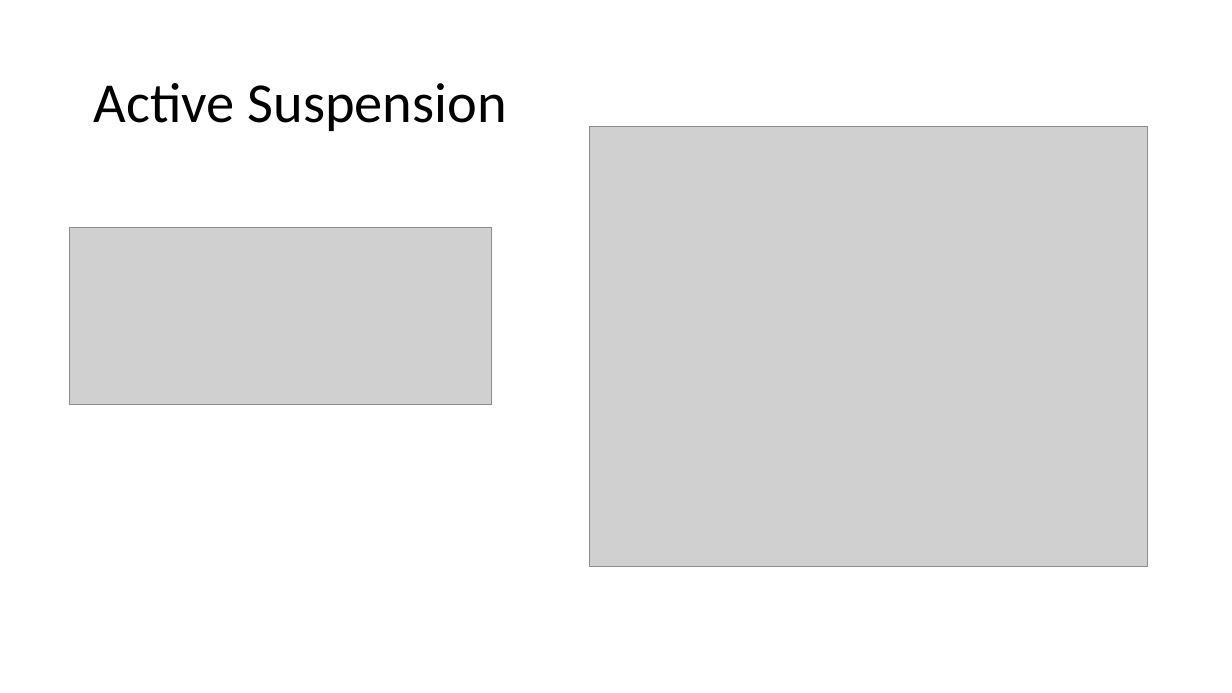
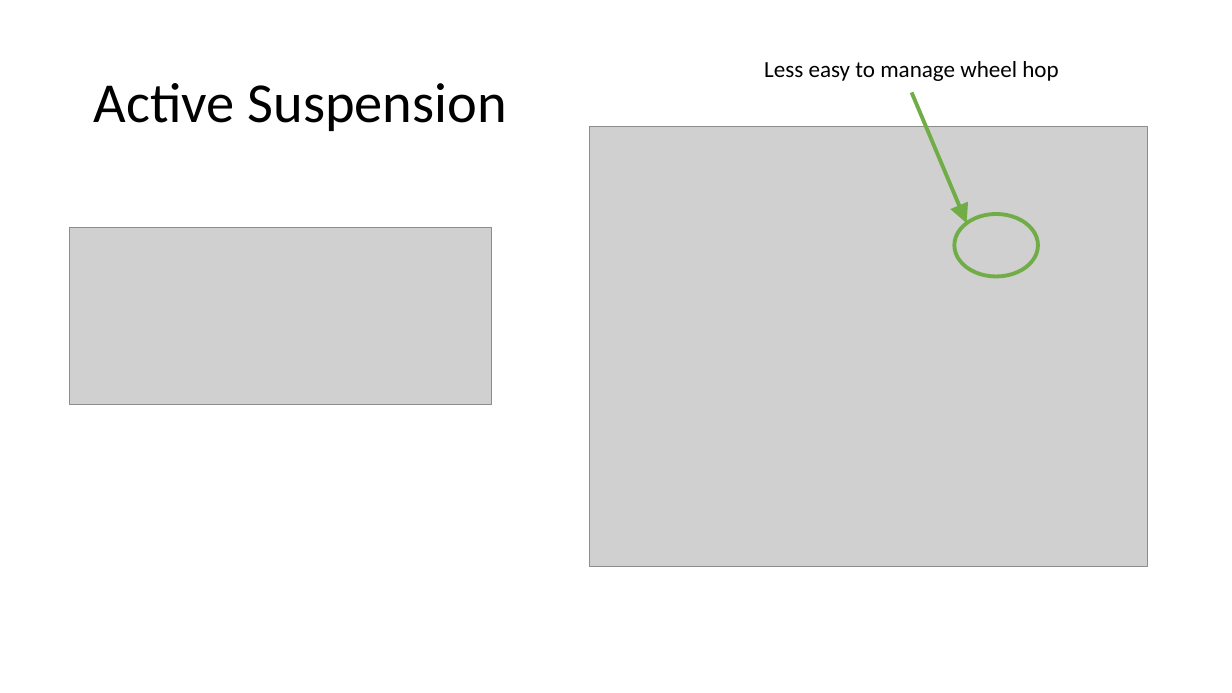
Before and after one commit to bamason2/ttc066-module, a slide deck: slide 14 of docs/lectures/Ride Dynamics.pptx. Drawn at 1232x693 pixels with LibreOffice and Linux fonts; fonts in the diff are those of the drawing; grey boxes stand for pictures; background and template pictures are left out. Boxes give left, top, right and bottom in pixels: in the first picture for what was removed or moved away, otherwise in the second. Text is boxed around its words. In the diff, an @@ line names an element or a change of style, - is before the commit and + after.

```diff
--- a/docs/lectures/Ride Dynamics.pptx
+++ b/docs/lectures/Ride Dynamics.pptx
@@ text added at box(764, 61, 1058, 81), 18 pt, text #000000 @@
+Less easy to manage wheel hop
@@ arrow added from (912, 92) to (967, 224), #70AD47 3 pt @@
@@ ellipse added at box(955, 214, 1038, 277), outline #70AD47 3 pt @@
```
Also in this commit, not shown: 5 other slides changed, 1 slide added, 2 other files.
